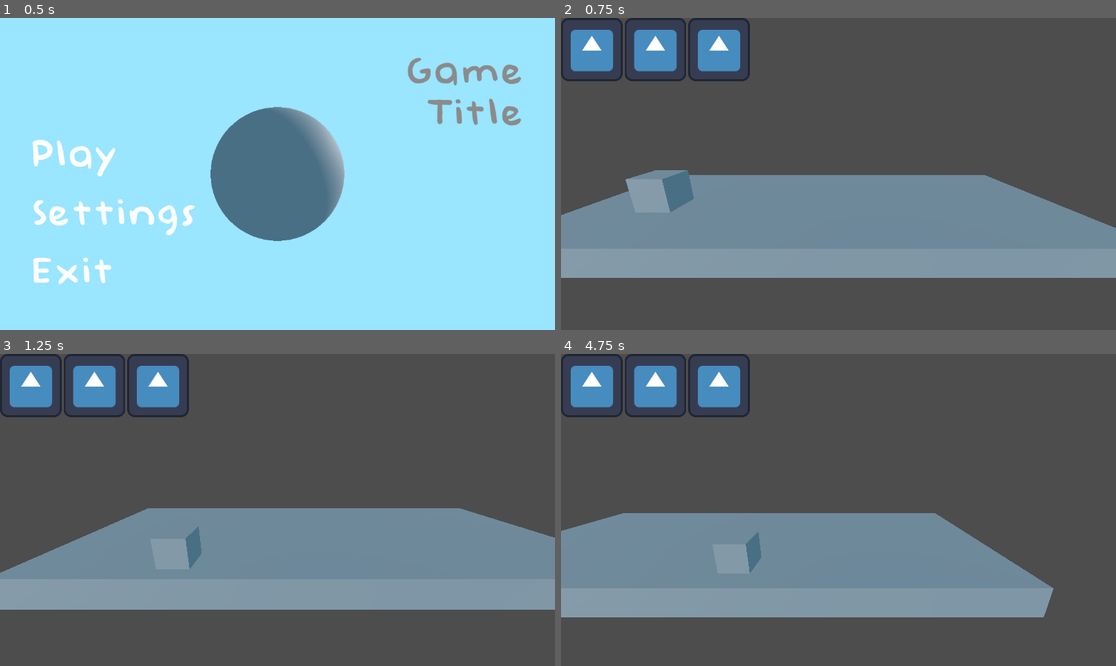
Above: before the commit, frames 1-4 (two rows, left to right).
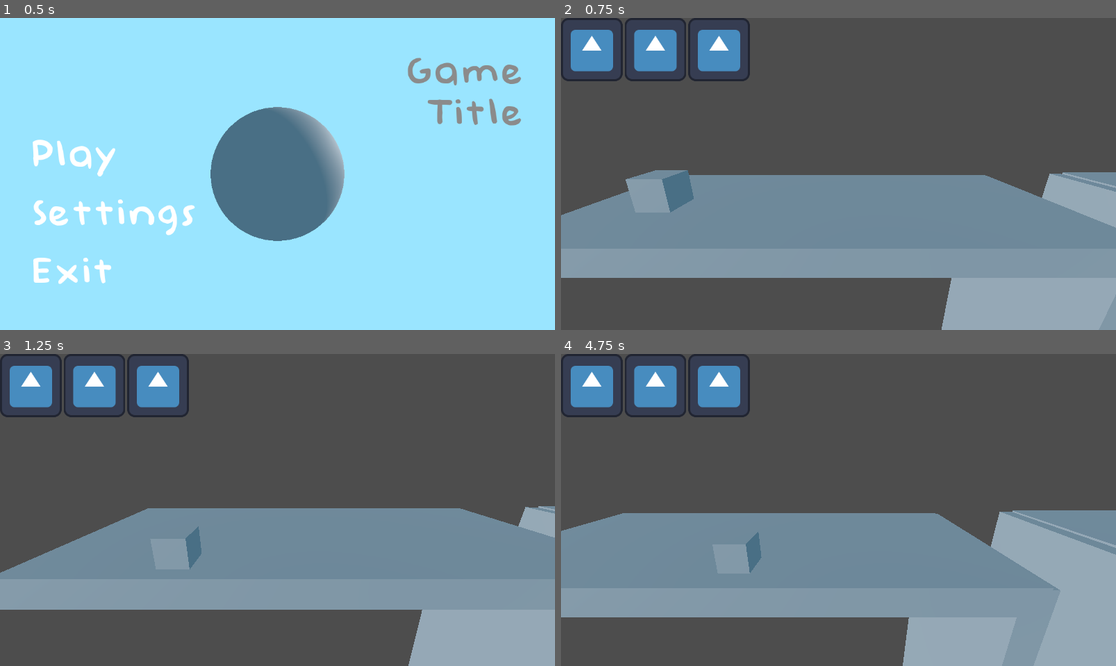
Above: after the commit, the same moments.

Repository: Nof-va/13dt1-nofo
Game: Godot game, scene res://Scenes/menu.tscn
Two runs of this game, one before a commit and one after it. Both use one fixed random seed, a clock stepped at 60 frames per second and the inputs below. The engine's default icon, where the game draws it, is replaced by a stand-in: a white triangle on a blue panel in a dark square.
Inputs:
- Up to frame 1 (0.5 s): no input
- Up to frame 2 (0.75 s): click "Settings" at 0.5 s
- Up to frame 3 (1.25 s): no input
- Up to frame 4 (4.75 s): tap Enter (ui_accept) at 1.25, 1.52, 2.27, 3.77, 4.52 s; hold D (move_right) 1.28-2.03 s; tap W (move_away) at 1.35, 2.85, 4.35 s; hold A (move_left) 2.03-2.78 s; tap S (move_toward) at 2.1, 3.6 s; hold D (move_right) 2.78-4.28 s; hold A (move_left) from 4.28 s (still down)

Frame 1 is identical in both runs. In frame 2, 6.8% of the frame differs, in the area x 68-100%, y 49-100%; in frame 3, 5.0%; in frame 4, 12%, in the area x 61-100%, y 50-100%.

Commit message:
Checkpoint

Diff:
--- /dev/null
+++ b/13dt1-as91907-project/Scenes/checkpoint.gd
@@ -0,0 +1,18 @@
+extends Area3D
+
+var checkpoint_manager
+
+# Called when the node enters the scene tree for the first time.
+func _ready() -> void:
+	checkpoint_manager = get_parent().get_parent().get_node("Checkpoint")
+
+
+# Called every frame. 'delta' is the elapsed time since the previous frame.
+func _process(delta: float) -> void:
+	pass
+
+
+
+func _on_body_entered(body: Node3D) -> void:
+	if body.is_in_group("Player"):
+		checkpoint_manager.spawn_point = $Respawn.global_position
--- /dev/null
+++ b/13dt1-as91907-project/Scenes/checkpoint.tscn
@@ -0,0 +1,13 @@
+[gd_scene load_steps=2 format=3 uid="uid://rc5fcal65tce"]
+
+[sub_resource type="BoxShape3D" id="BoxShape3D_7qvnw"]
+size = Vector3(1, 5.63391, 8.58658)
+
+[node name="Area3D" type="Area3D"]
+
+[node name="CollisionShape3D" type="CollisionShape3D" parent="."]
+transform = Transform3D(1, 0, 0, 0, 1, 0, 0, 0, 1, 0, 2.31696, 0.321478)
+shape = SubResource("BoxShape3D_7qvnw")
+
+[node name="Respawn" type="Marker3D" parent="."]
+transform = Transform3D(1, 0, 0, 0, 1, 0, 0, 0, 1, 0, 3, 0)
--- /dev/null
+++ b/13dt1-as91907-project/Scenes/checkpoint_manager.gd
@@ -0,0 +1,14 @@
+extends Node3D
+
+var spawn_point
+var player
+
+# Called when the node enters the scene tree for the first time.
+func _ready() -> void:
+	player = get_parent().get_node("Player")
+	spawn_point = player.global_position
+
+
+# Called every frame. 'delta' is the elapsed time since the previous frame.
+func _process(delta: float) -> void:
+	pass
--- a/13dt1-as91907-project/Scenes/gameplay.tscn
+++ b/13dt1-as91907-project/Scenes/gameplay.tscn
@@ -1,8 +1,12 @@
-[gd_scene load_steps=7 format=3 uid="uid://3t18mjro8ddi"]
+[gd_scene load_steps=11 format=3 uid="uid://3t18mjro8ddi"]
 
 [ext_resource type="PackedScene" uid="uid://qyvxj6m7bb1f" path="res://Scenes/playerbody.tscn" id="1_1bkrg"]
 [ext_resource type="Script" path="res://Scripts/gameplay.gd" id="1_ofcps"]
+[ext_resource type="Script" path="res://Scripts/death_zone.gd" id="3_jobk0"]
 [ext_resource type="PackedScene" uid="uid://cxh13coc00suo" path="res://Scenes/hud_hearts.tscn" id="3_t4t68"]
+[ext_resource type="PackedScene" uid="uid://rc5fcal65tce" path="res://Scenes/checkpoint.tscn" id="4_yb5ha"]
+[ext_resource type="Script" path="res://Scenes/checkpoint_manager.gd" id="5_nvlat"]
+[ext_resource type="Script" path="res://Scenes/checkpoint.gd" id="5_w30xl"]
 
 [sub_resource type="BoxMesh" id="BoxMesh_l6dbt"]
 
@@ -10,16 +14,20 @@
 size = Vector3(19.3193, 1, 7.2934)
 
 [sub_resource type="BoxShape3D" id="BoxShape3D_1pbxc"]
-size = Vector3(44.0242, 2.41455, 35.9233)
+size = Vector3(27.5808, 2.41455, 19.8372)
 
 [node name="Node3D" type="Node3D"]
 script = ExtResource("1_ofcps")
 
-[node name="Node3D2" parent="." instance=ExtResource("1_1bkrg")]
+[node name="DirectionalLight3D" type="DirectionalLight3D" parent="."]
+transform = Transform3D(0.536563, 0.25173, -0.805439, 1.12812e-08, 0.95447, 0.298308, 0.84386, -0.160061, 0.512133, -7.45239, 7.95387, 12.1655)
+
+[node name="Player" parent="." groups=["Player"] instance=ExtResource("1_1bkrg")]
 transform = Transform3D(1, 0, 0, 0, 1, 0, 0, 0, 1, -4.74864, 1.97683, 0)
 
 [node name="StaticBody3D" type="StaticBody3D" parent="."]
 transform = Transform3D(1, 0, 0, 0, 1, 0, 0, 0, 1, 0, 0, -2.67251)
+metadata/_edit_group_ = true
 
 [node name="MeshInstance3D" type="MeshInstance3D" parent="StaticBody3D"]
 transform = Transform3D(19.3251, 0, 0, 0, 1, 0, 0, 0, 7.2974, 0, 0, 0)
@@ -30,16 +38,75 @@
 transform = Transform3D(1, 0, 0, 0, 1, 0, 0, 0, 1, -0.0015564, 0, -0.000335693)
 shape = SubResource("BoxShape3D_73yyx")
 
-[node name="DirectionalLight3D" type="DirectionalLight3D" parent="."]
-transform = Transform3D(0.536563, 0.25173, -0.805439, 1.12812e-08, 0.95447, 0.298308, 0.84386, -0.160061, 0.512133, -7.45239, 7.95387, 12.1655)
+[node name="StaticBody3D2" type="StaticBody3D" parent="."]
+transform = Transform3D(-0.00820297, 0.999966, 0, -0.999966, -0.00820297, 0, 0, 0, 1, 9.30317, -9.22972, -2.67251)
+metadata/_edit_group_ = true
 
-[node name="Area3D" type="Area3D" parent="."]
-transform = Transform3D(1, 0, 0, 0, 1, 0, 0, 0, 1, 0, -2.96975, 0)
+[node name="MeshInstance3D" type="MeshInstance3D" parent="StaticBody3D2"]
+transform = Transform3D(19.3251, 0, 0, 0, 1, 0, 0, 0, 7.2974, 0, 0, 0)
+mesh = SubResource("BoxMesh_l6dbt")
+skeleton = NodePath("")
 
-[node name="CollisionShape3D" type="CollisionShape3D" parent="Area3D"]
-transform = Transform3D(1, 0, 0, 0, 1, 0, 0, 0, 1, 3.48, 0.6, -0.598)
+[node name="CollisionShape3D" type="CollisionShape3D" parent="StaticBody3D2"]
+transform = Transform3D(1, 0, 0, 0, 1, 0, 0, 0, 1, -0.0015564, 0, -0.000335693)
+shape = SubResource("BoxShape3D_73yyx")
+
+[node name="StaticBody3D3" type="StaticBody3D" parent="."]
+transform = Transform3D(-0.0283403, 0.999598, 0, -0.999598, -0.0283403, 0, 0, 0, 1, 13.9337, -9.09603, -2.67251)
+metadata/_edit_group_ = true
+
+[node name="MeshInstance3D" type="MeshInstance3D" parent="StaticBody3D3"]
+transform = Transform3D(19.3251, 0, 0, 0, 1, 0, 0, 0, 7.2974, 0, 0, 0)
+mesh = SubResource("BoxMesh_l6dbt")
+skeleton = NodePath("")
+
+[node name="CollisionShape3D" type="CollisionShape3D" parent="StaticBody3D3"]
+transform = Transform3D(1, 0, 0, 0, 1, 0, 0, 0, 1, -0.0015564, 0, -0.000335693)
+shape = SubResource("BoxShape3D_73yyx")
+
+[node name="StaticBody3D4" type="StaticBody3D" parent="."]
+transform = Transform3D(0.999809, 0.019529, 0, -0.019529, 0.999809, 0, 0, 0, 1, 14.3476, -18.2789, -2.67251)
+metadata/_edit_group_ = true
+
+[node name="MeshInstance3D" type="MeshInstance3D" parent="StaticBody3D4"]
+transform = Transform3D(19.3251, 0, 0, 0, 1, 0, 0, 0, 7.2974, 0, 0, 0)
+mesh = SubResource("BoxMesh_l6dbt")
+skeleton = NodePath("")
+
+[node name="CollisionShape3D" type="CollisionShape3D" parent="StaticBody3D4"]
+transform = Transform3D(1, 0, 0, 0, 1, 0, 0, 0, 1, -0.0015564, 0, -0.000335693)
+shape = SubResource("BoxShape3D_73yyx")
+
+[node name="StaticBody3D5" type="StaticBody3D" parent="."]
+transform = Transform3D(1, 0, 0, 0, 1, 0, 0, 0, 1, 24.146, 0.146729, -2.673)
+metadata/_edit_group_ = true
+
+[node name="MeshInstance3D" type="MeshInstance3D" parent="StaticBody3D5"]
+transform = Transform3D(19.3251, 0, 0, 0, 1, 0, 0, 0, 7.2974, 0, 0, 0)
+mesh = SubResource("BoxMesh_l6dbt")
+skeleton = NodePath("")
+
+[node name="CollisionShape3D" type="CollisionShape3D" parent="StaticBody3D5"]
+transform = Transform3D(1, 0, 0, 0, 1, 0, 0, 0, 1, -0.0015564, 0, -0.000335693)
+shape = SubResource("BoxShape3D_73yyx")
+
+[node name="Area3D2" type="Area3D" parent="." groups=["Player"]]
+transform = Transform3D(1, 0, 0, 0, 1, 0, 0, 0, 1, 0.520016, -3.88358, 0)
+script = ExtResource("3_jobk0")
+metadata/_edit_group_ = true
+
+[node name="CollisionShape3D" type="CollisionShape3D" parent="Area3D2"]
+transform = Transform3D(1, 0, 0, 0, 1, 0, 0, 0, 1, -4.74172, 0.6, -3.9855)
 shape = SubResource("BoxShape3D_1pbxc")
 
-[node name="lives_hud" parent="." instance=ExtResource("3_t4t68")]
+[node name="HudHearts" parent="." instance=ExtResource("3_t4t68")]
 
-[connection signal="body_entered" from="Area3D" to="Node3D2" method="_on_area_3d_body_entered"]
+[node name="Checkpoint" type="Node3D" parent="."]
+script = ExtResource("5_nvlat")
+
+[node name="Area3D" parent="Checkpoint" instance=ExtResource("4_yb5ha")]
+transform = Transform3D(1, 0, 0, 0, 1, 0, 0, 0, 1, 25.4718, 0, -3.10746)
+script = ExtResource("5_w30xl")
+
+[connection signal="body_entered" from="Area3D2" to="Area3D2" method="_on_body_entered"]
+[connection signal="body_entered" from="Checkpoint/Area3D" to="Checkpoint/Area3D" method="_on_body_entered"]
--- /dev/null
+++ b/13dt1-as91907-project/Scripts/death_zone.gd
@@ -0,0 +1,35 @@
+extends Area3D
+
+var checkpoint_manager
+var player
+var array_lives : Array[TextureRect]
+var parent_lives
+
+# Called when the node enters the scene tree for the first time.
+func _ready() -> void:
+	Countlives.lives = 3
+	parent_lives = get_parent().get_node("HudHearts").get_node("HBoxContainer")
+	for child in parent_lives.get_children():
+		array_lives.append(child)
+	player = get_parent().get_node("Player")
+	checkpoint_manager = get_parent().get_node("Checkpoint")
+
+
+# Called every frame. 'delta' is the elapsed time since the previous frame.
+func _process(delta: float) -> void:
+	pass
+
+
+func _on_body_entered(body: Node3D) -> void:
+	if body.is_in_group("Player") and Countlives.lives > 0:
+		Countlives.lives -= 1
+	if body.is_in_group("Player") and Countlives.lives == 0:
+		get_tree().change_scene_to_file("res://Scenes/menu.tscn")
+		Countlives.lives = 3
+
+	print(Countlives.lives)
+	print(array_lives)
+	kill_player()
+
+func kill_player():
+	pass
--- a/13dt1-as91907-project/Scripts/gameplay.gd
+++ b/13dt1-as91907-project/Scripts/gameplay.gd
@@ -4,4 +4,4 @@
 
 # Called when the node enters the scene tree for the first time.
 func _ready() -> void:
-	pass # Replace with function body.
+	pass
--- a/13dt1-as91907-project/Scripts/playerbody.gd
+++ b/13dt1-as91907-project/Scripts/playerbody.gd
@@ -3,12 +3,6 @@
 
 const SPEED = 5.0
 const JUMP_VELOCITY = 4.5
-var array_lives : Array[TextureRect]
-
-func _ready() -> void:
-	var parent_lives = $"../lives_hud/HBoxContainer"
-	for child in parent_lives.get_children():
-		array_lives.append(child)
 
 
 func _physics_process(delta: float) -> void:
@@ -37,13 +31,3 @@
 	#Camera controller follow player_body position but not on z axis
 	$controller.position.x = lerp($controller.position.x, position.x, 0.05)
 	$controller.position.y = lerp($controller.position.y, position.y, 0.1)
-
-func _on_area_3d_body_entered(_body: Node3D) -> void:
-	if Countlives.lives > 0:
-		Countlives.lives -= 1
-	if Countlives.lives == 0:
-		get_tree().change_scene_to_file("res://Scenes/menu.tscn")
-		Countlives.lives = 3
-
-	print(Countlives.lives)
-	print(array_lives)
--- a/13dt1-as91907-project/project.godot
+++ b/13dt1-as91907-project/project.godot
@@ -10,7 +10,7 @@
 
 [application]
 
-config/name="13DT1 AS91907 Project"
+config/name="13DT1 Big Project"
 run/main_scene="res://Scenes/menu.tscn"
 config/features=PackedStringArray("4.3", "Forward Plus")
 config/icon="res://Images/icon.svg"
@@ -18,6 +18,10 @@
 [autoload]
 
 Countlives="*res://Scripts/countlives.gd"
+
+[global_group]
+
+Player=""
 
 [input]
 
